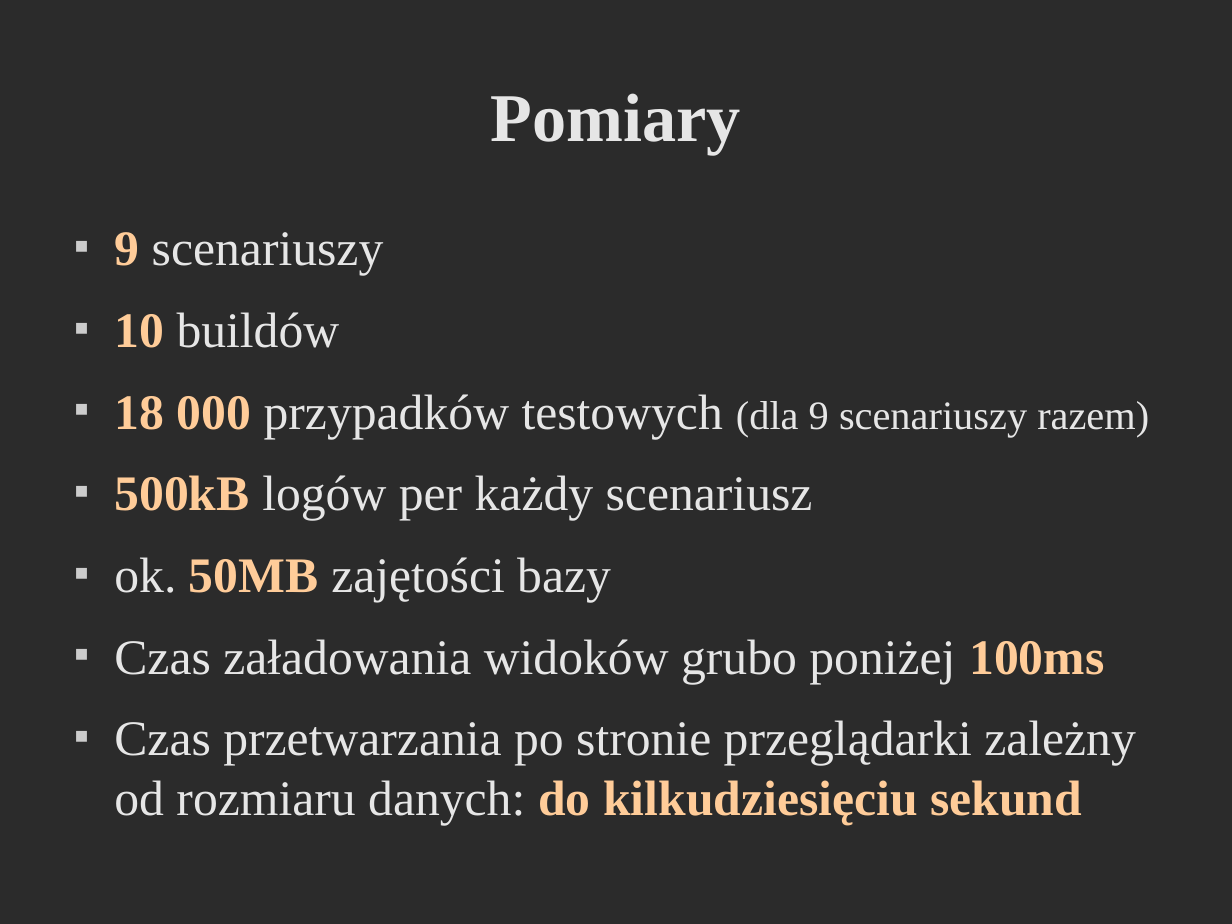
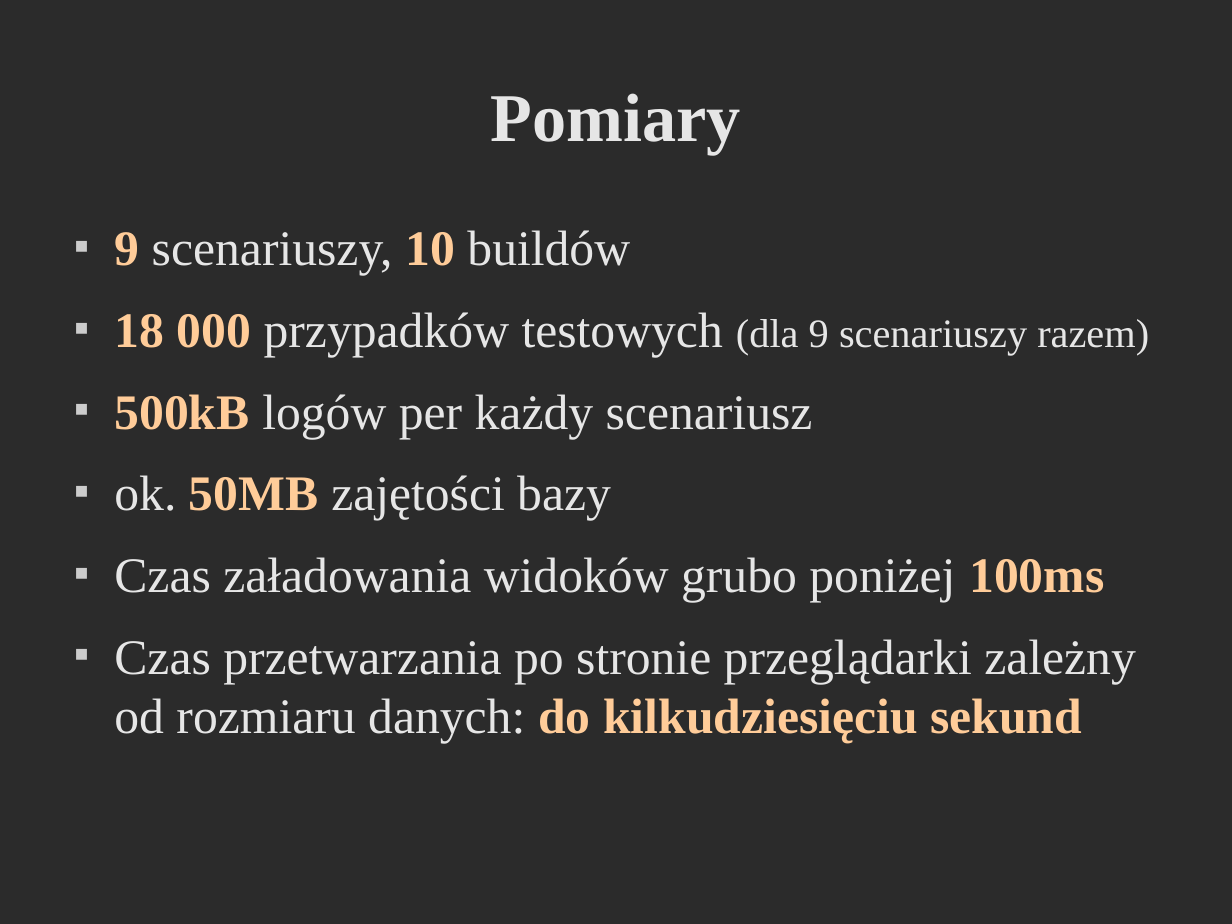
Before and after one commit to godfryd/checking-couchdb, a slide deck: slide 24 of checking-couchdb.odp. Drawn at 1232x924 pixels with LibreOffice and Linux fonts; fonts in the diff are those of the drawing; background and template pictures are left out; a plain dark background stands for a picture behind light text. Boxes give left, top, right and bottom in pixels: in the first picture for what was removed or moved away, otherwise in the second. Text is boxed around its words. In the diff, an @@ line names an element or a change of style, - is before the commit and + after.

```diff
--- a/checking-couchdb.odp
+++ b/checking-couchdb.odp
@@ text at box(114, 230, 630, 276): text changed @@
-■ 9 scenariuszy
-■ 10 buildów
+■ 9 scenariuszy, 10 buildów
```
Also in this commit, not shown: 1 slide added.
